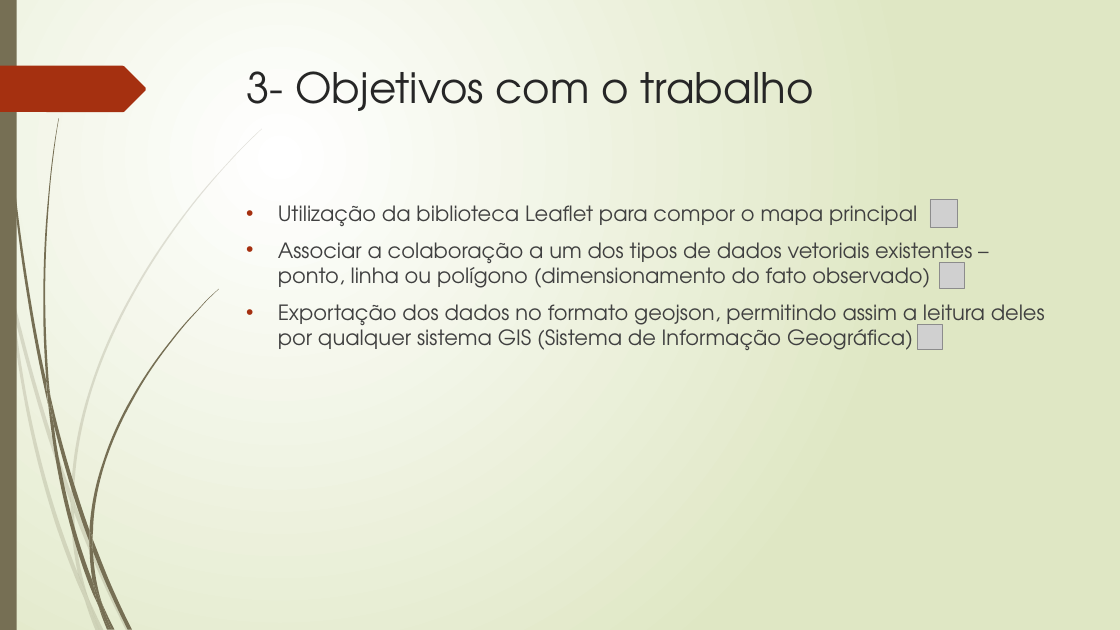
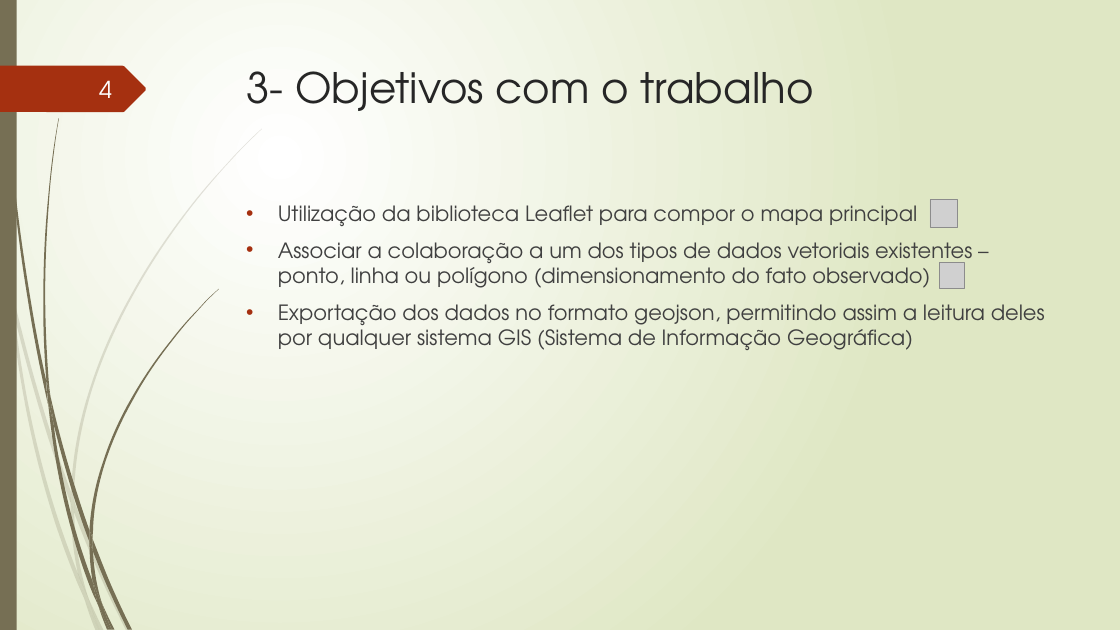
Before and after one commit to TavaresCarlos/TCC, a slide deck: slide 4 of apresentação-do-sistema/apresentação-02.pptx. Drawn at 1120x630 pixels with LibreOffice and Linux fonts; fonts in the diff are those of the drawing; grey boxes stand for pictures. Boxes give left, top, right and bottom in pixels: in the first picture for what was removed or moved away, otherwise in the second. Text is boxed around its words. In the diff, an @@ line names an element or a change of style, - is before the commit and + after.

```diff
--- a/apresentação-do-sistema/apresentação-02.pptx
+++ b/apresentação-do-sistema/apresentação-02.pptx
@@ page number added at (x1=99, y1=80, x2=112, y2=98), 20 pt, text #FEFFFF @@
+4
@@ picture removed at (x1=918, y1=324, x2=943, y2=350) @@
```
Also in this commit, not shown: 5 other slides changed, 3 slides added, 1 slide removed, 3 other files.
